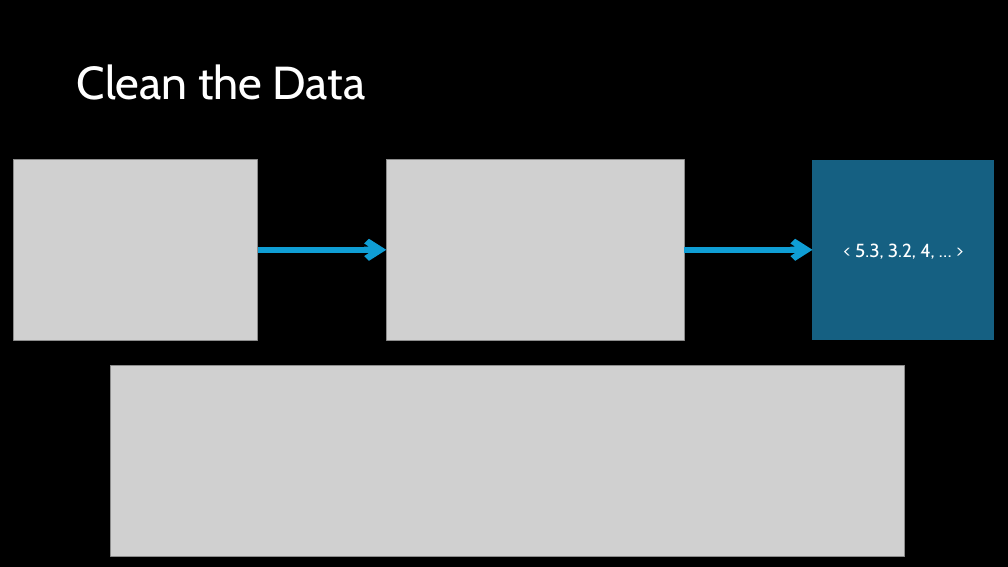
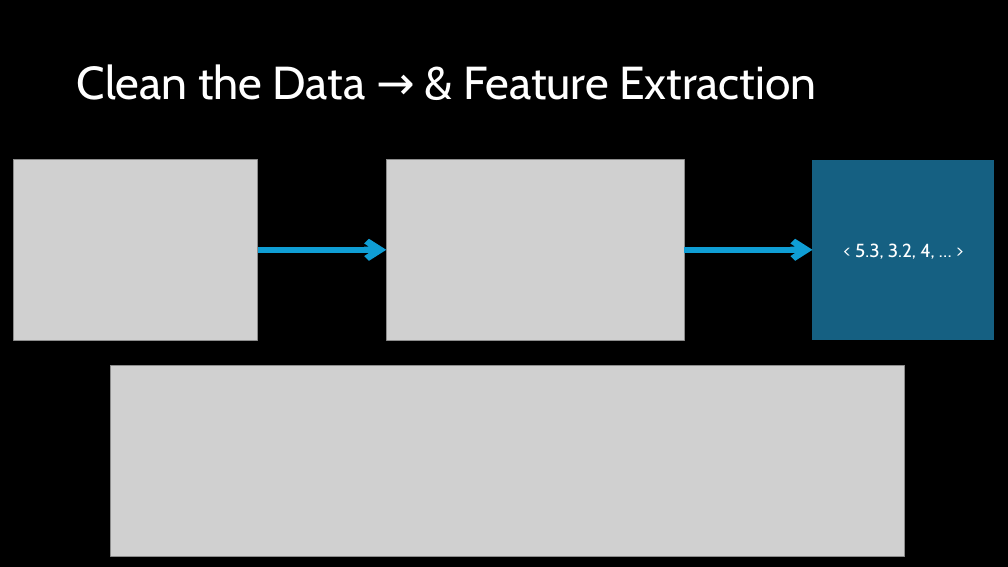
Before and after one commit to PENNET-dev/hackathon-uW-2024, a slide deck: slide 7 of Hackathon Presentation.pptx (slide 6 before the commit). Drawn at 1008x567 pixels with LibreOffice and Linux fonts; fonts in the diff are those of the drawing; grey boxes stand for pictures. Boxes give left, top, right and bottom in pixels: in the first picture for what was removed or moved away, otherwise in the second. Text is boxed around its words. In the diff, an @@ line names an element or a change of style, - is before the commit and + after.

```diff
--- a/Hackathon Presentation.pptx
+++ b/Hackathon Presentation.pptx
@@ title at (77, 64, 816, 100): text changed @@
-Clean the Data
+Clean the Data → & Feature Extraction
```
Also in this commit, not shown: 5 other slides changed, 3 slides added.
